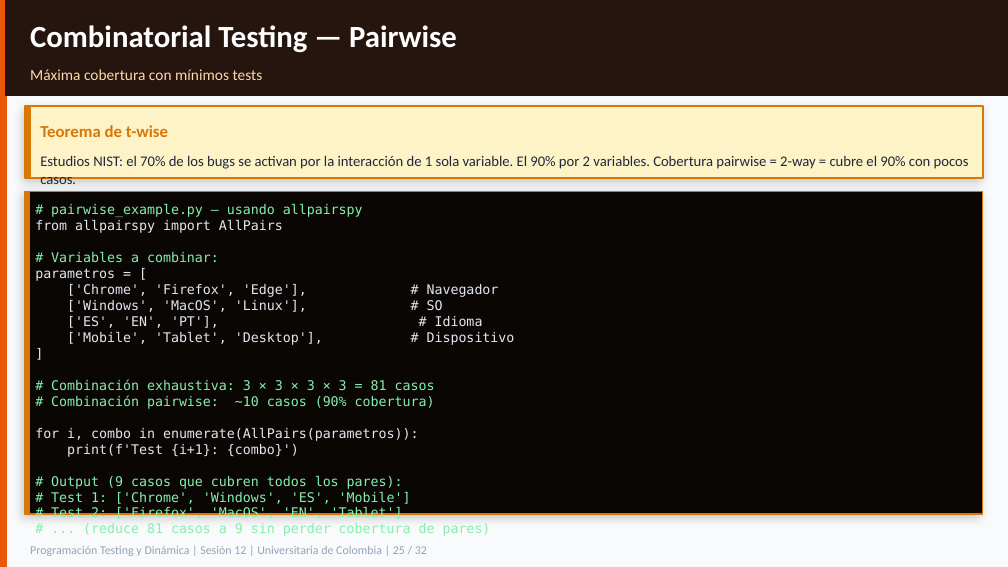
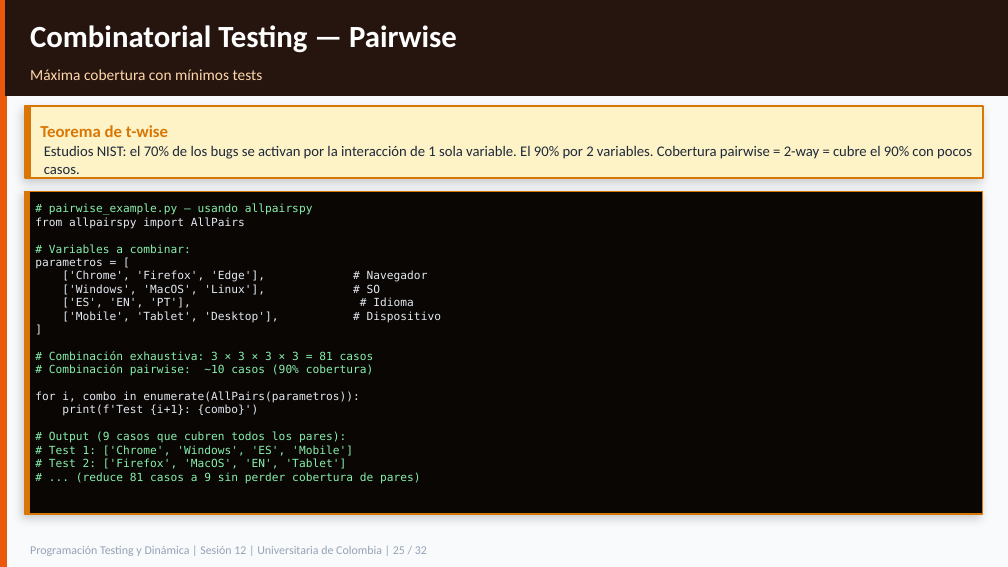
Before and after one commit to sergioburbano05/Universitaria_de_colombia, a slide deck: slide 25 of PRUEBAS DE SOFTWARE/clase_12/S12_ProgramacionTestingDinamica.pptx. Drawn at 1008x567 pixels with LibreOffice and Linux fonts; fonts in the diff are those of the drawing. Boxes give left, top, right and bottom in pixels: in the first picture for what was removed or moved away, otherwise in the second. Text is boxed around its words. In the diff, an @@ line names an element or a change of style, - is before the commit and + after.

```diff
--- a/PRUEBAS DE SOFTWARE/clase_12/S12_ProgramacionTestingDinamica.pptx
+++ b/PRUEBAS DE SOFTWARE/clase_12/S12_ProgramacionTestingDinamica.pptx
@@ text "Estudios NIST: el 70% de ...": place and size @@
-text "Estudios NIST: el 70% de ..." at bbox=[40, 155, 969, 169]
+text "Estudios NIST: el 70% de ..." at bbox=[44, 145, 972, 159]
@@ text "# pairwise_example.py — usando allpairspy" at bbox=[35, 203, 441, 484]: size 9.5 to 8 pt @@
```
Also in this commit, not shown: 15 other slides changed.
